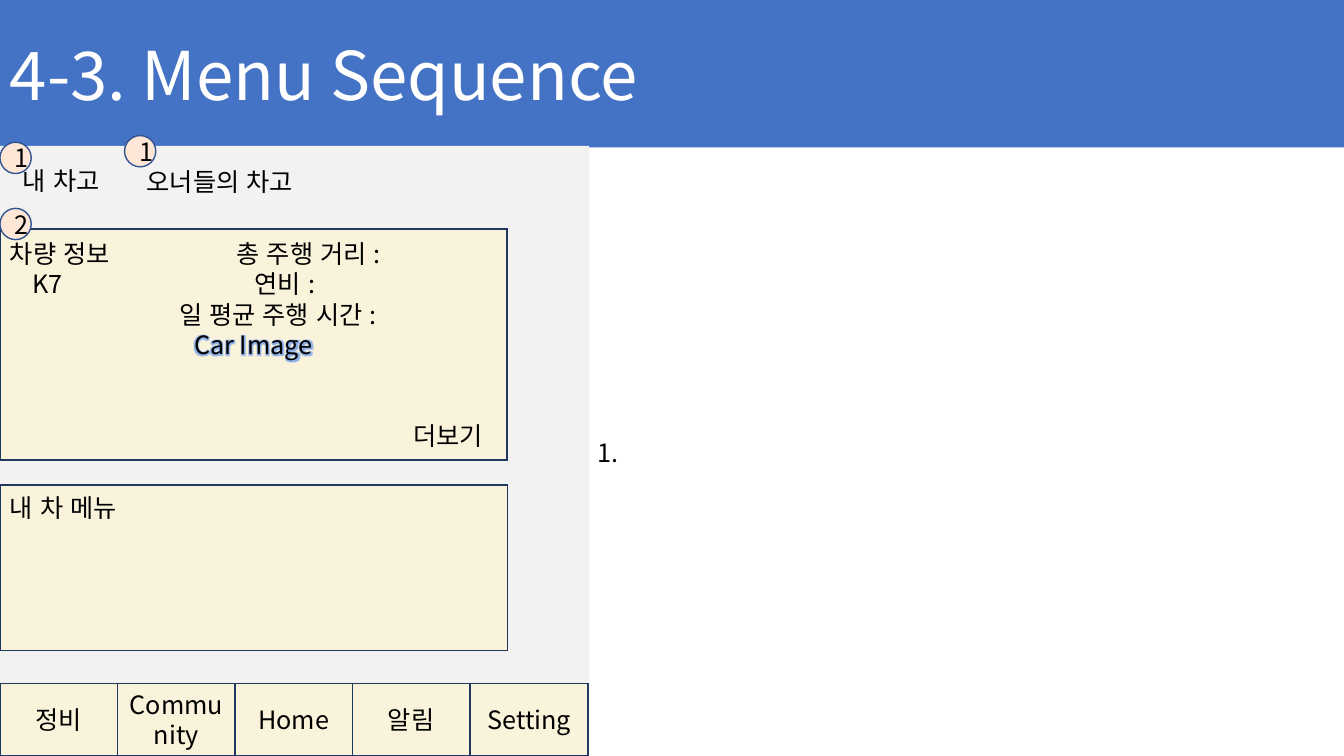
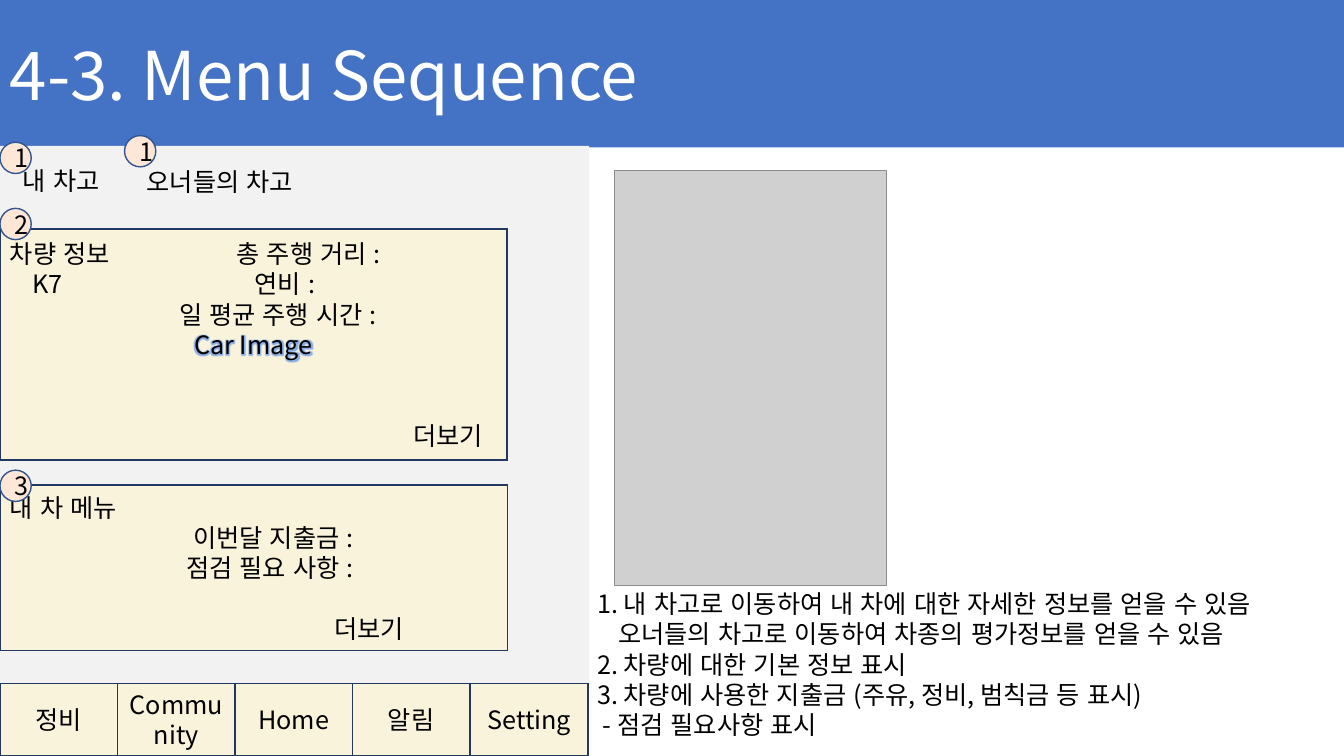
Before and after one commit to ChaeSung-Lee/DJ_InternShip, a slide deck: slide 41 of 2021_Summer/jp.hong/Project_BnC_jph.pptx (slide 39 before the commit). Drawn at 1344x756 pixels with LibreOffice and Linux fonts; fonts in the diff are those of the drawing; grey boxes stand for pictures. Boxes give left, top, right and bottom in pixels: in the first picture for what was removed or moved away, otherwise in the second. Text is boxed around its words. In the diff, an @@ line names an element or a change of style, - is before the commit and + after.

```diff
--- a/2021_Summer/jp.hong/Project_BnC_jph.pptx
+++ b/2021_Summer/jp.hong/Project_BnC_jph.pptx
@@ picture added at [614, 170, 886, 586] @@
@@ ellipse added at [0, 470, 31, 501], fill #FFE7D8, outline #325491 1 pt, 18 pt, text #000000 @@
+3
@@ text in rectangle at [186, 526, 404, 640]: paragraphs added @@
+이번달 지출금 :
+점검 필요 사항 :
+더보기
@@ text at [597, 592, 1250, 736]: text changed @@
-1.
+1. 내 차고로 이동하여 내 차에 대한 자세한 정보를 얻을 수 있음
+오너들의 차고로 이동하여 차종의 평가정보를 얻을 수 있음
+2. 차량에 대한 기본 정보 표시
+3. 차량에 사용한 지출금 (주유, 정비, 범칙금 등 표시)
+- 점검 필요사항 표시
```
Also in this commit, not shown: 2 other slides changed, 3 slides added.
